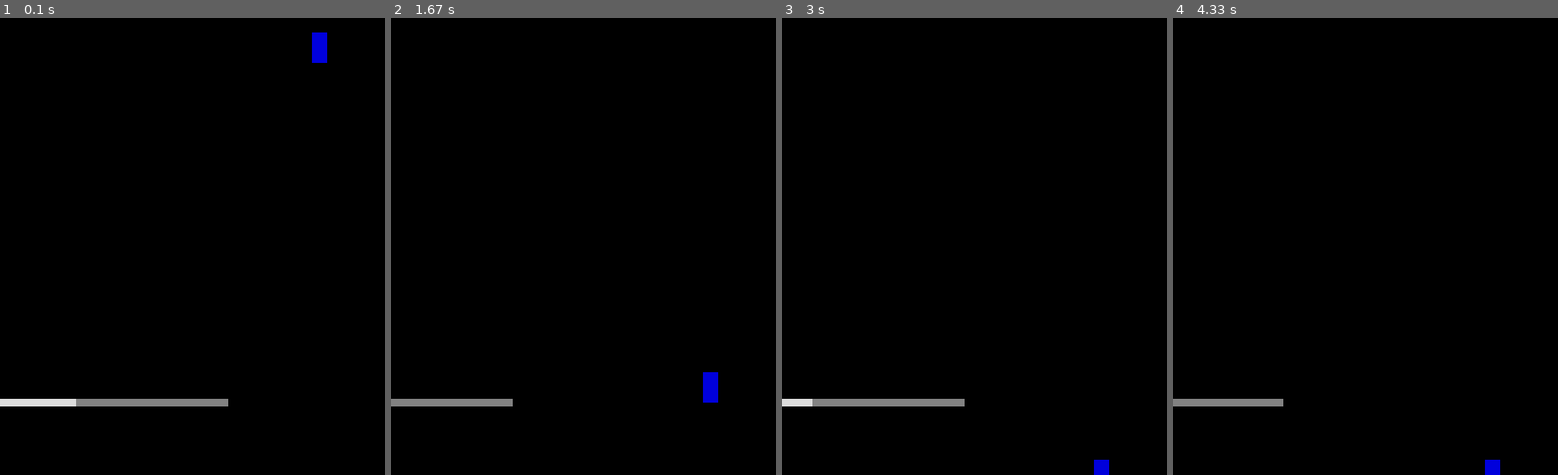
Above: before the commit, frames 1-4 (left to right).
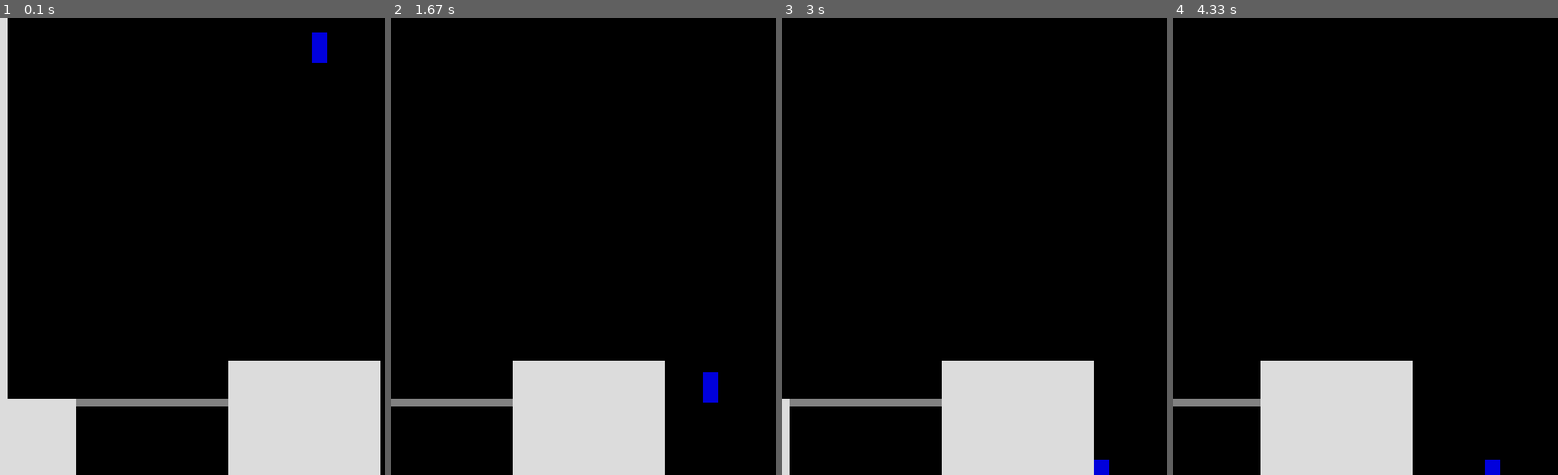
Above: after the commit, the same moments.

Repository: ericgarig/pyGame
Game: pygame game, started from main.py
Same seed, same stepped clock (60 frames per second), same inputs: the game is played once before the commit and once after it. The source is Python 2; it was converted automatically to run under Python 3.
Inputs:
- Up to frame 1 (0.1 s): no input
- Up to frame 2 (1.67 s): hold D 0.33-0.8 s; hold W 0.83-1.13 s; hold D 1.17-1.63 s
- Up to frame 3 (3 s): hold A 1.67-2.2 s
- Up to frame 4 (4.33 s): hold W 3-3.37 s; hold D 3.4-4.03 s

The runs differ from the first frame. In frame 1, 14% of the frame differs, in the area x 0-99%, y 0-100%; in frame 2, 9.9%; in frame 3, 10%; in frame 4, 9.9%.

Commit message:
added comments to add events to main

Diff:
--- a/charClass.py
+++ b/charClass.py
@@ -28,58 +28,68 @@
         self.height = height
         self.bottom = y + height
         self.right = x + width
-        self.widthCenter = x + self.width/2
+        #self.widthCenter = x + self.width/2
 
 
     # returns an array of:
-    #     [bottom, left, right, ceiling, isFloorSolid]
+    #     [floor, left, right, ceiling, isFloorSolid]
     def movementArray(self, wallList, minFloor,maxWidth):
         movementArray = [minFloor,0,maxWidth,0,1]
 
         for wall in wallList:
-        	# floor
-            if ( self.widthCenter >= wall.rect.x and
-            	    self.widthCenter <= wall.rect.right and
-            	    self.rect.bottom <= wall.rect.y and
-                    wall.rect.y < movementArray[0] ):
-                movementArray[0] = wall.rect.y
-                if wall.type == 'solid':
-                    movementArray[4] = 1
-                else:
-                    movementArray[4] = 0
+            # floor
+            # if ( self.widthCenter >= wall.rect.x and
+            #       self.widthCenter <= wall.rect.right and
+            #       self.rect.bottom <= wall.rect.y and
+            #         wall.rect.y < movementArray[0] ):
+            #     movementArray[0] = wall.rect.y
+            #     if wall.type == 'solid':
+            #         movementArray[4] = 1
+            #     else:
+            #         movementArray[4] = 0
 
-            # ceiling
+            # floor/ceiling
             if ( self.rect.right >= wall.rect.x and
-                    self.rect.x <= wall.rect.right and
-                    self.rect.y >= wall.rect.bottom and
-                    wall.rect.bottom > movementArray[3] and
-                    wall.type == 'solid' ):
-                movementArray[3] = wall.rect.bottom
+                    self.rect.x <= wall.rect.right ):
+                # floor
+                if ( self.rect.bottom <= wall.rect.y and
+                            wall.rect.y < movementArray[0] ):
+                    movementArray[0] = wall.rect.y
+                    if wall.type == 'solid':
+                        movementArray[4] = 1
+                    else:
+                        movementArray[4] = 0
+                # ceiling
+                elif ( self.rect.y >= wall.rect.bottom and
+                        wall.rect.bottom > movementArray[3] and
+                        wall.type == 'solid' ):
+                    movementArray[3] = wall.rect.bottom
 
             # walls
             if ( self.rect.y < wall.rect.bottom and
-            	    self.rect.bottom > wall.rect.y ):
+                    self.rect.bottom > wall.rect.y ):
                 # left wall
                 if ( wall.rect.right <= self.rect.x and
-                	    wall.rect.right > movementArray[1] ):
-                	movementArray[1] = wall.rect.right
+                        wall.rect.right > movementArray[1] ):
+                    movementArray[1] = wall.rect.right
                 # right wall
                 if (wall.rect.x >= self.rect.right and
-                	    wall.rect.x < movementArray[2] ):
+                        wall.rect.x < movementArray[2] ):
                     movementArray[2] = wall.rect.x
+        #print self.rect, movementArray
         return movementArray
 
 
     def motion (self,direction,jumping,fall_through,gravity,maxGravity,maxJumpAccel,minFloor,maxWidth,screenWidth,wallList):
-    	moveArray = []
-    	moveArray = self.movementArray(wallList,minFloor,maxWidth)
+        moveArray = []
+        moveArray = self.movementArray(wallList,minFloor,maxWidth)
         #left/right
         if direction == 'Left' and moveArray[1] < self.rect.x:
-        	for wall in wallList:
-        	    wall.rect.x += self.vel_X   # move all walls right
+            for wall in wallList:
+                wall.rect.x += self.vel_X   # move all walls right
         elif direction == 'Right' and moveArray[2] > self.rect.x + self.rect.width:
-        	for wall in wallList:
-        	    wall.rect.x -= self.vel_X   # move all walls left
+            for wall in wallList:
+                wall.rect.x -= self.vel_X   # move all walls left
 
         # jumping/falling
         if jumping:
@@ -91,6 +101,8 @@
         else:
             if self.vel_Y < 0:
                 self.vel_Y = 0
+
+        # increase vel due to gravity
         if self.vel_Y < maxGravity:
             self.vel_Y += gravity
 
@@ -102,14 +114,7 @@
             self.rect.y = self.rect.y + self.vel_Y
         elif fall_through == True and moveArray[4] == 0:
             self.rect.y = self.rect.y + self.vel_Y
+            self.isFalling = True
         if self.rect.bottom == moveArray[0]:
             self.isFalling = False
-        # print ( self.widthCenter, (screenWidth/2)
-        #       #  self.rect,
-        #       #'  jump:',  jumping,
-        #       #'  fall:', self.isFalling,
-        #       #'  floor:', moveArray[0],
-        #       #'  g:', gravity,
-        #       #'  vel:', self.vel_Y,
-        #       #'  bot:', self.rect.bottom
-        #       )
+       # print
--- a/main.py
+++ b/main.py
@@ -24,7 +24,6 @@
     font=pygame.font.Font(None,30)
     scoretext=font.render("Score:"+str(score), 1,(0,0,255))
     screen.blit(scoretext, (500, 457))
-
 
 
 
@@ -57,12 +56,15 @@
 pygame.display.set_caption('Testing This All')
 fpsTime = pygame.time.Clock()
 
-# map - look into having a text file of params
-#       then looping over each one and creating a new wall
-floor = MapClass(0,500,10,100)
-floor2 = MapClass(100,500,10,200,HollowWall,'hollow')
-#floor3 = MapClass(500,400,100,10,Gray)
-#floor4 = MapClass(0,0,500,10,Gray)
+
+#(x,y,depth,width)
+wall01 = MapClass(0,0,minFloor,10)
+
+#(x,y,depth,width)
+floor01 = MapClass(10,500,minFloor-500,90)
+floor02 = MapClass(100,500,10,200,HollowWall,'hollow')
+floor03 = MapClass(300,450,minFloor-450,200)
+
 
 # Char
 char = CharClass((screenWidth + charWidth)/2,10,charHeight,charWidth,Blue)
@@ -77,11 +79,17 @@
 
     #EVENTS
     for event in pygame.event.get():
+
+        #print event
+
+        # hit the 'x' in the top left corner
         if event.type == pygame.QUIT:
             # click red 'x'
             pygame.quit()
             sys.exit
         # ADD CMD + Q to quit
+        # ADD DIED
+        # ADD RESET
 
         keys = pygame.key.get_pressed()
 
@@ -112,6 +120,8 @@
 
 
     #LOGIC
+    # if char.rect.bottom == minFloor:
+    #     pygame.event.Event(USEREVENT, code='DIED', )
     char.motion(direction,jumping,fall_through,gravity,maxGravity,maxJumpAccel,minFloor,maxWidth,screenWidth,MapClass.allSprites)
 
     #DRAW
Not shown, changed: Text.pyc
Not shown, changed: baseClass.pyc
Not shown, changed: charClass.pyc
Not shown, changed: mapClass.pyc
